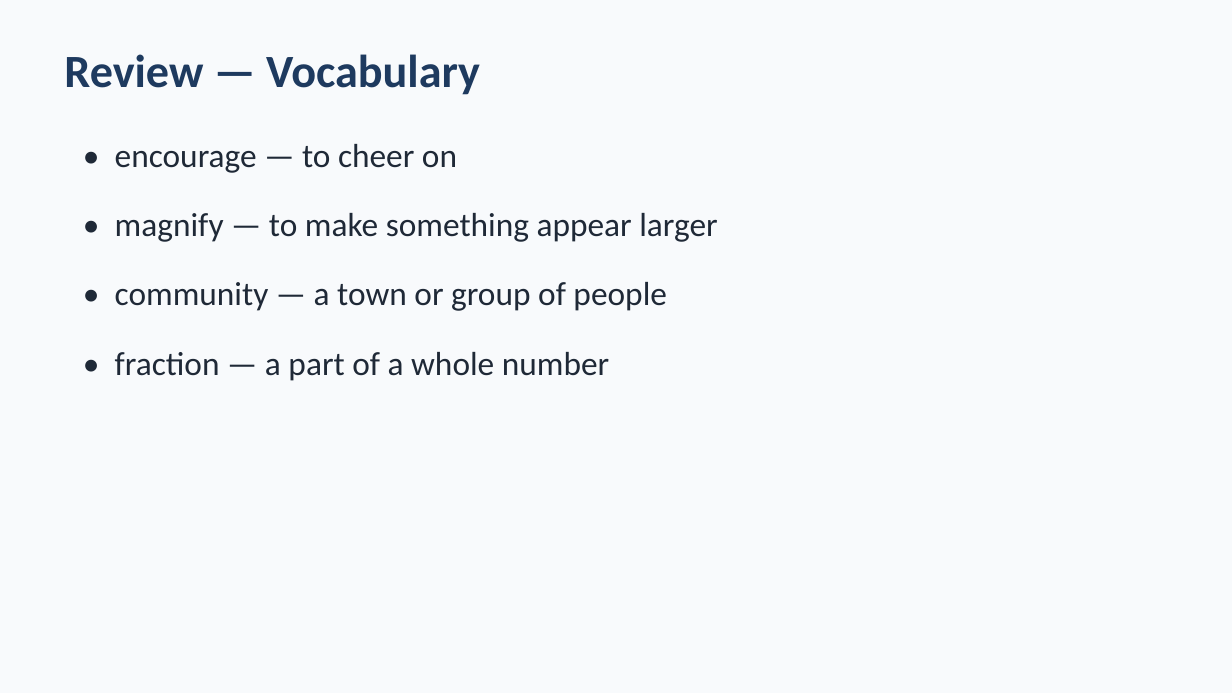
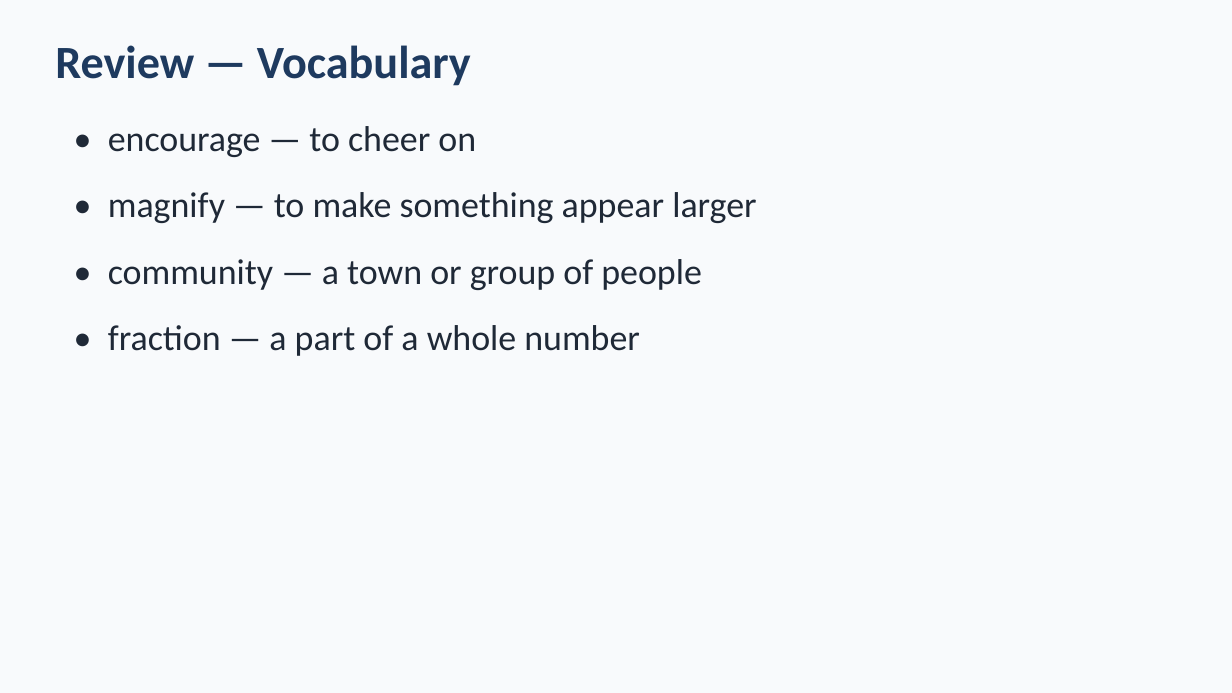
Before and after one commit to owenreagan-cyber/shurley-packet-system, a slide deck: slide 3 of exports/teacher-resource-packs/Shurley_Chapter_1_Teacher_Resource_Pack/05_Presentations/Ch.1_Chapter_Review.pptx (slide 5 before the commit). Drawn at 1232x693 pixels with LibreOffice and Linux fonts; fonts in the diff are those of the drawing. Boxes give left, top, right and bottom in pixels: in the first picture for what was removed or moved away, otherwise in the second. Text is boxed around its words. In the diff, an @@ line names an element or a change of style, - is before the commit and + after.

```diff
--- a/exports/teacher-resource-packs/Shurley_Chapter_1_Teacher_Resource_Pack/05_Presentations/Ch.1_Chapter_Review.pptx
+++ b/exports/teacher-resource-packs/Shurley_Chapter_1_Teacher_Resource_Pack/05_Presentations/Ch.1_Chapter_Review.pptx
@@ text "Review — Vocabulary": place and size @@
-text "Review — Vocabulary" at (64,54,480,95)
+text "Review — Vocabulary" at (55,45,471,86)
@@ text "• encourage — to cheer ...": place and size @@
-text "• encourage — to cheer ..." at (115,144,457,173)
+text "• encourage — to cheer ..." at (108,126,476,157)
@@ text "• magnify — to make ...": place and size @@
-text "• magnify — to make ..." at (115,213,717,242)
+text "• magnify — to make ..." at (108,192,756,223)
@@ text "• community — a town ...": place and size @@
-text "• community — a town ..." at (115,282,666,311)
+text "• community — a town ..." at (108,259,702,290)
@@ size 26 to 28 pt in 4 elements at (108,126,476,157), (108,192,756,223), (108,259,702,290), (108,325,640,356) @@
@@ text "• fraction — a part ...": place and size @@
-text "• fraction — a part ..." at (115,352,609,381)
+text "• fraction — a part ..." at (108,325,640,356)
```
Also in this commit, not shown: 4 other slides changed, 1 slide added, 2 slides removed, 35 other files.
